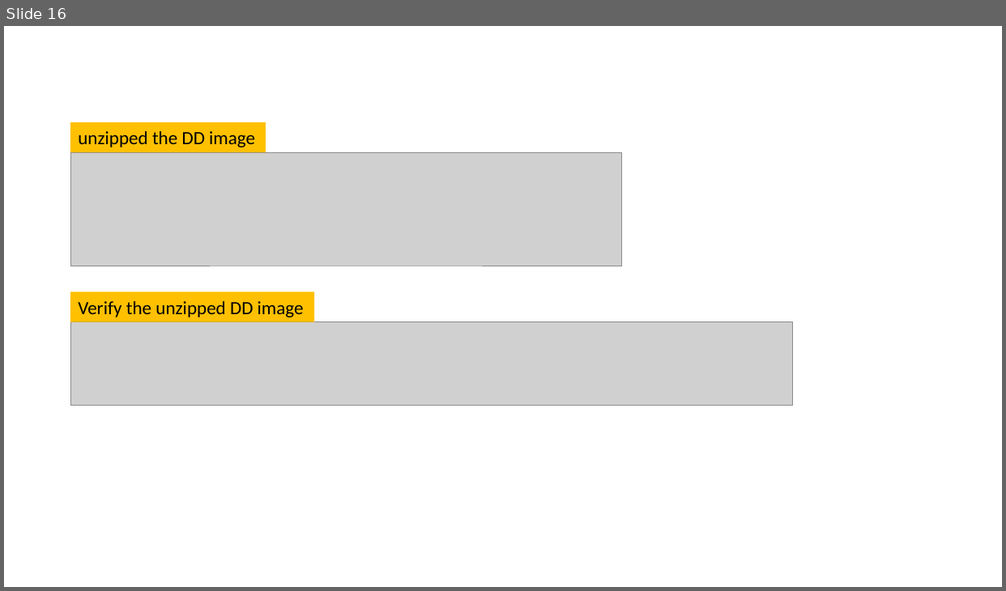
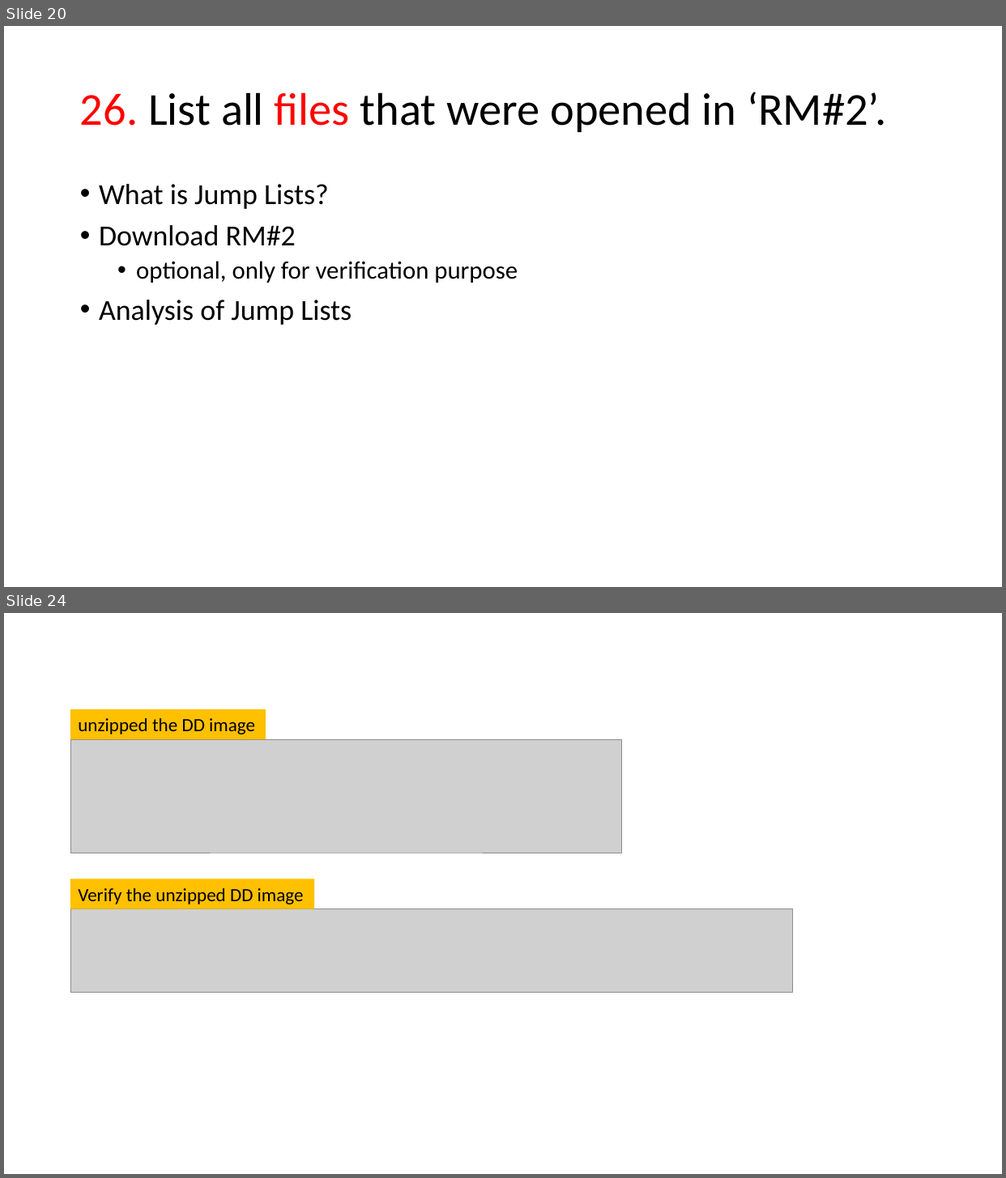
Before and after one commit to frankwxu/digital-forensics-lab, a slide deck: NIST_Data_Leakage_Case/NIST_Data_Leakage_06_Network_Shellbag_Jumplist.pptx. Shown one above the other, each under a label of ours: slide 16 before the commit, slides 20 and 24 after it; the slides between them are not shown. The pictures are 1006x591 and 1006x1178 pixels, drawn with LibreOffice and Linux fonts; fonts in the diff are those of the drawing; grey boxes stand for pictures; background and template pictures are left out. Boxes give left, top, right and bottom in pixels: in the first picture for what was removed or moved away, otherwise in the second. Text is boxed around its words. In the diff, an @@ line names an element or a change of style, - is before the commit and + after.

```diff
--- a/NIST_Data_Leakage_Case/NIST_Data_Leakage_06_Network_Shellbag_Jumplist.pptx
+++ b/NIST_Data_Leakage_Case/NIST_Data_Leakage_06_Network_Shellbag_Jumplist.pptx
@@ slide 20 added at [4, 26, 1002, 587], background #FFFFFF @@
@@ title added at [80, 92, 887, 132], 44 pt, text #000000 @@
+26. List all files that were opened in ‘RM#2’.
@@ text added at [99, 184, 518, 325], 28 pt, text #000000 @@
+• What is Jump Lists?
+• Download RM#2
+  • optional, only for verification purpose
+• Analysis of Jump Lists
@@ what was slide 16 is now slide 24 @@
```
Also in this commit, not shown: 10 slides changed, 8 other slides added, 1 slide removed, 1 other file.
